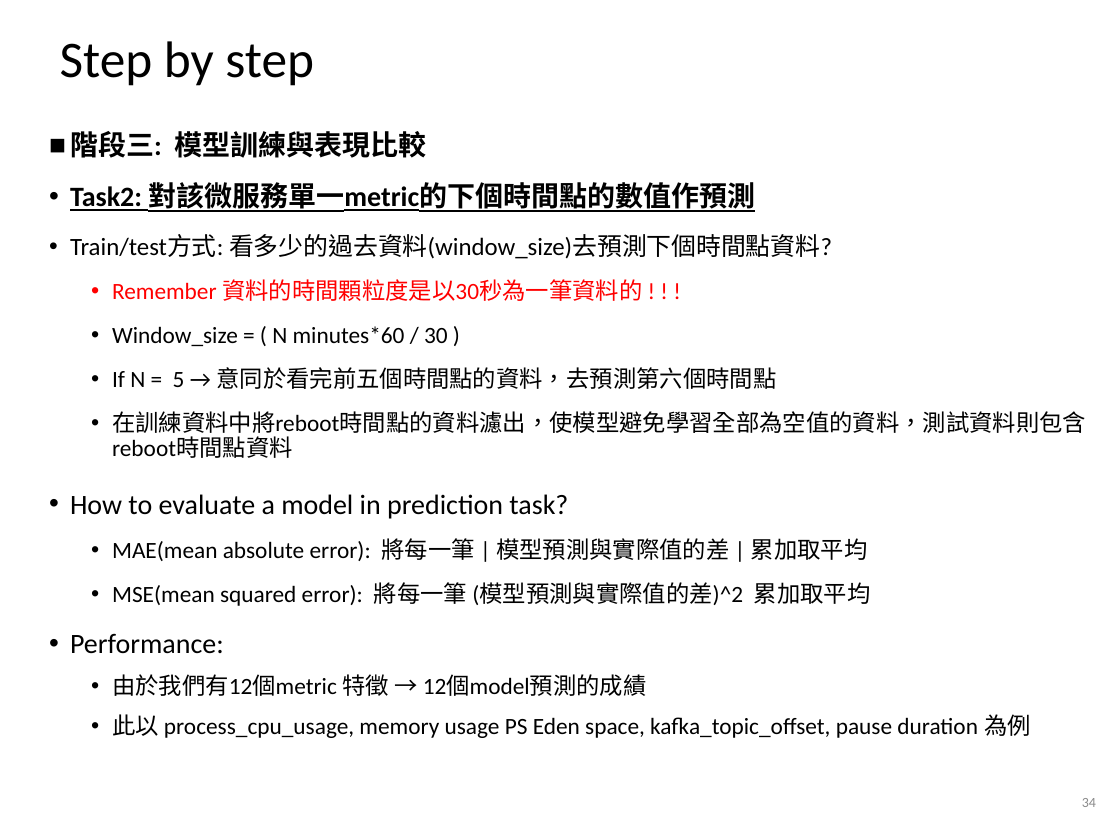
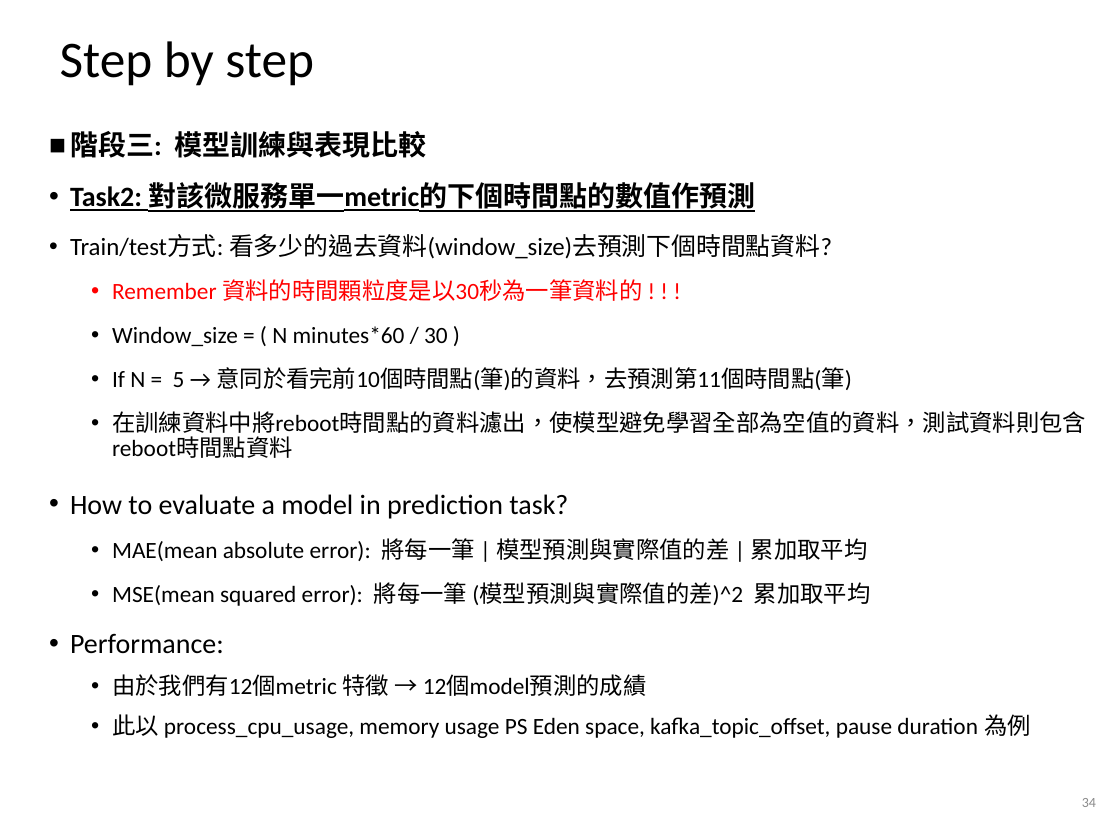
Before and after one commit to alvinyee860120/AIOps-anomaly-detection, a slide deck: slide 34 of AIOps結案報告.pptx. Drawn at 1120x840 pixels with LibreOffice and Linux fonts; fonts in the diff are those of the drawing; background and template pictures are left out. Boxes give left, top, right and bottom in pixels: in the first picture for what was removed or moved away, otherwise in the second. Text is boxed around its words. In the diff, an @@ line names an element or a change of style, - is before the commit and + after.

```diff
--- a/AIOps結案報告.pptx
+++ b/AIOps結案報告.pptx
@@ text at [112,367,852,390]: text changed @@
-  • If N = 5 → 意同於看完前五個時間點的資料，去預測第六個時間點
+  • If N = 5 → 意同於看完前10個時間點(筆)的資料，去預測第11個時間點(筆)
```
Also in this commit, not shown: 20 other slides changed, 1 slide added.
